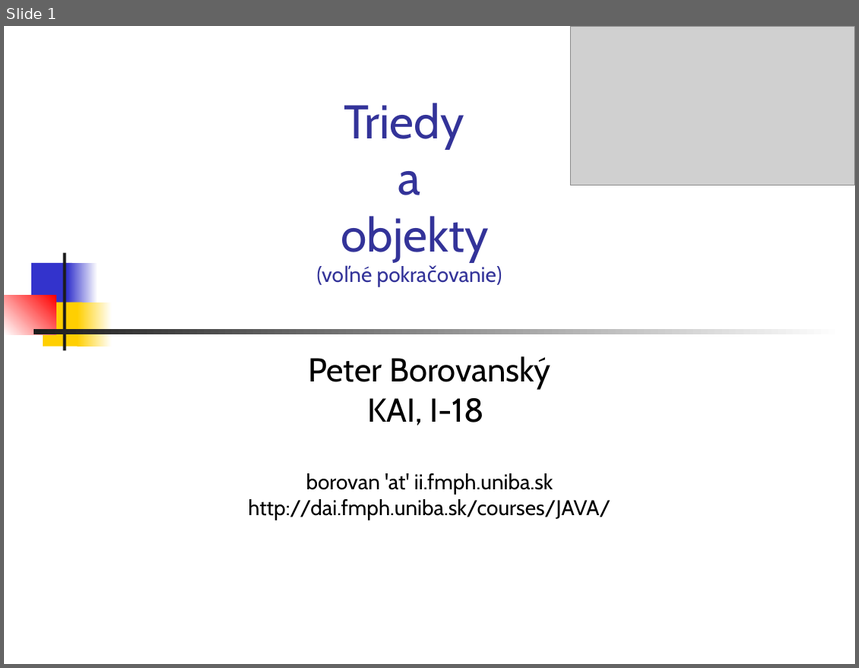
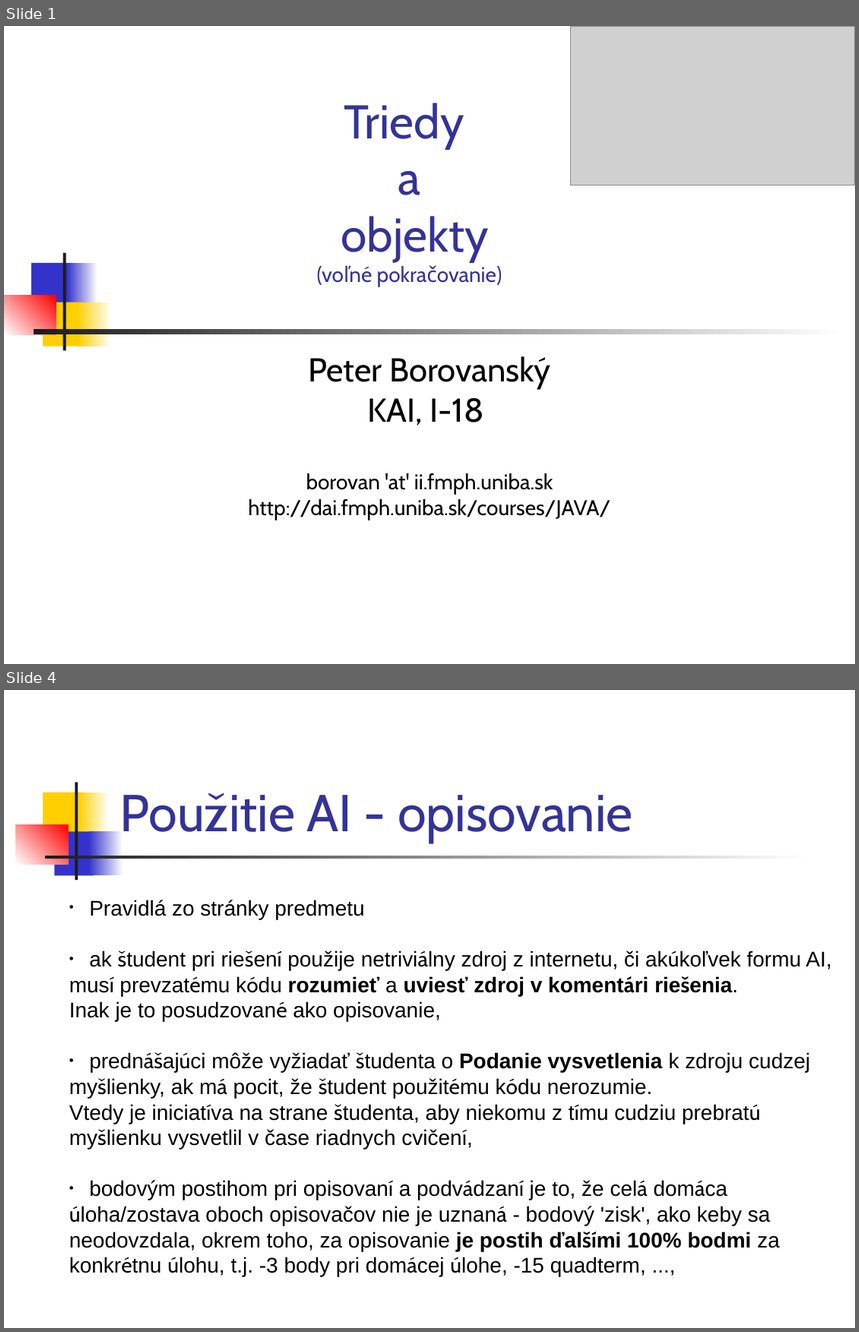
Before and after one commit to Programovanie4/Prednasky, a slide deck: 04/04_java.ppt. Shown one above the other, each under a label of ours: slide 1 before the commit, slides 1 and 4 after it; the slides between them are not shown. The pictures are 859x668 and 859x1332 pixels, drawn with LibreOffice and Linux fonts; fonts in the diff are those of the drawing; grey boxes stand for pictures. Boxes give left, top, right and bottom in pixels: in the first picture for what was removed or moved away, otherwise in the second. Text is boxed around its words. In the diff, an @@ line names an element or a change of style, - is before the commit and + after.

```diff
--- a/04/04_java.ppt
+++ b/04/04_java.ppt
@@ slide 4 added at (4,690,855,1328), background #FFFFFF @@
@@ rectangle added at (44,792,84,837), fill #FFCF01 @@
@@ rectangle added at (75,782,77,880), fill #1C1C1C @@
@@ rectangle added at (79,792,110,837), fill gradient #FFCF01 to #FFFFFF @@
@@ title added at (120,793,633,843), 44 pt, text #333399 @@
+Použitie AI - opisovanie
@@ rectangle added at (16,825,68,863), fill gradient #FFFFFF to #FF0000 @@
@@ rectangle added at (54,831,94,875), fill #3333CC @@
@@ rectangle added at (89,831,123,875), fill gradient #3333CC to #FFFFFF @@
@@ rectangle added at (45,856,811,859), fill gradient #1C1C1C to #FFFFFF @@
@@ text added at (69,900,832,1277), 18 pt, text #000000 @@
+• Pravidlá zo stránky predmetu
+• ak študent pri riešení použije netriviálny zdroj z internetu, či akúkoľvek formu AI,
+musí prevzatému kódu rozumieť a uviesť zdroj v komentári riešenia.
+Inak je to posudzované ako opisovanie,
+• prednášajúci môže vyžiadať študenta o Podanie vysvetlenia k zdroju cudzej
+myšlienky, ak má pocit, že študent použitému kódu nerozumie.
+Vtedy je iniciatíva na strane študenta, aby niekomu z tímu cudziu prebratú
+myšlienku vysvetlil v čase riadnych cvičení,
+• bodovým postihom pri opisovaní a podvádzaní je to, že celá domáca
+úloha/zostava oboch opisovačov nie je uznaná - bodový 'zisk', ako keby sa
+neodovzdala, okrem toho, za opisovanie je postih ďalšími 100% bodmi za
+konkrétnu úlohu, t.j. -3 body pri domácej úlohe, -15 quadterm, ...,
```
Also in this commit, not shown: 3 slides changed, 2 slides removed, 2 other files.
